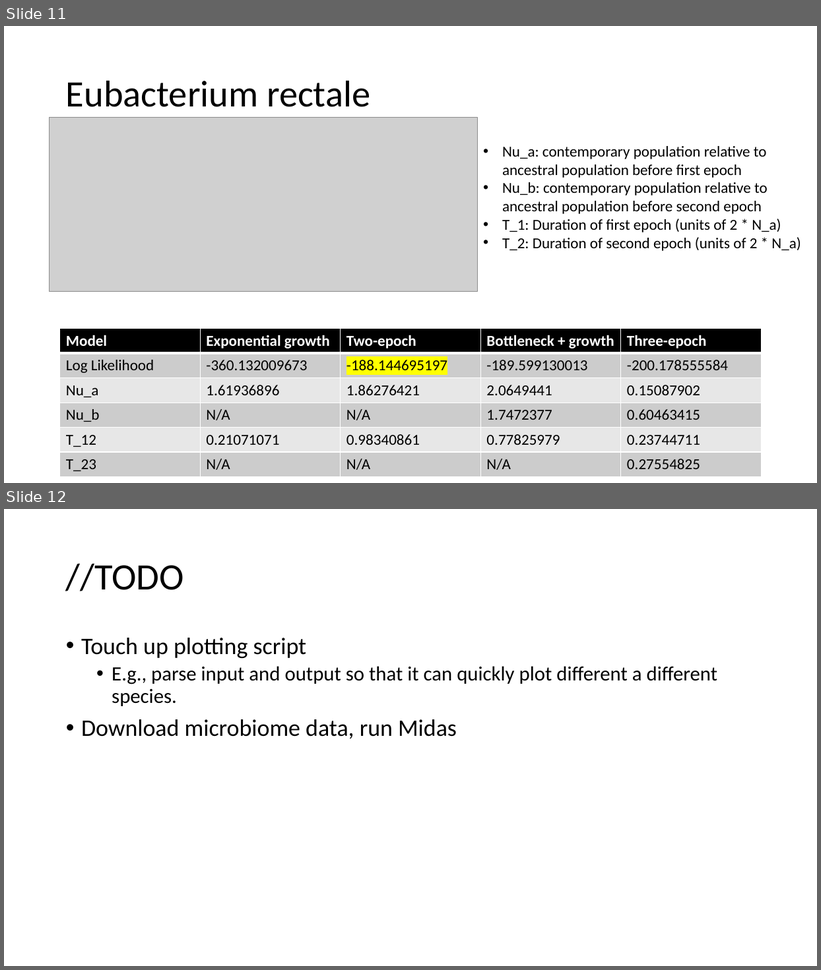
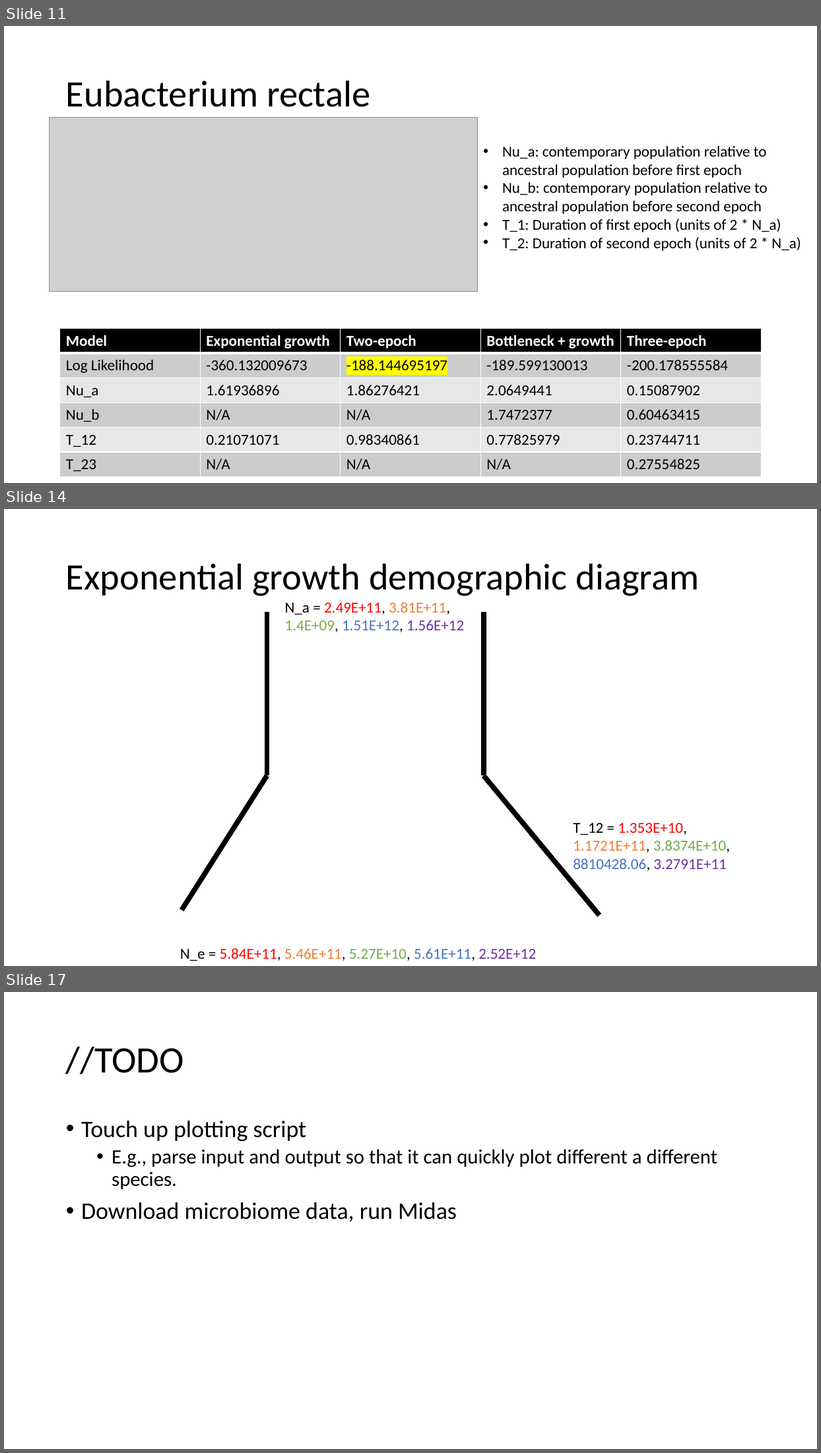
Before and after one commit to jon-mah/demo_for_ccgb, a slide deck: Summary/20210118_demo_for_ccgb_rotation_update.pptx. Shown one above the other, each under a label of ours: slides 11 and 12 before the commit, slides 11, 14 and 17 after it; the slides between them are not shown. The pictures are 821x970 and 821x1453 pixels, drawn with LibreOffice and Linux fonts; fonts in the diff are those of the drawing; grey boxes stand for pictures. Boxes give left, top, right and bottom in pixels: in the first picture for what was removed or moved away, otherwise in the second. Text is boxed around its words. In the diff, an @@ line names an element or a change of style, - is before the commit and + after.

```diff
--- a/Summary/20210118_demo_for_ccgb_rotation_update.pptx
+++ b/Summary/20210118_demo_for_ccgb_rotation_update.pptx
@@ slide 14 added at box(4, 509, 817, 966), background #FFFFFF @@
@@ title added at box(66, 563, 700, 596), 44 pt, text #000000 @@
+Exponential growth demographic diagram
@@ text added at box(285, 602, 464, 632), 18 pt, text #000000 @@
+N_a = 2.49E+11, 3.81E+11,
+1.4E+09, 1.51E+12, 1.56E+12
@@ line added from (267, 612) to (267, 776), #000000 6 pt @@
@@ line added from (484, 612) to (484, 776), #000000 6 pt @@
@@ line added from (267, 776) to (182, 910), #000000 6 pt @@
@@ line added from (484, 776) to (599, 916), #000000 6 pt @@
@@ text added at box(573, 823, 730, 871), 18 pt, text #ED7D31 @@
+T_12 = 1.353E+10,
+1.1721E+11, 3.8374E+10,
+8810428.06, 3.2791E+11
@@ text added at box(180, 949, 536, 961), 18 pt, text #000000 @@
+N_e = 5.84E+11, 5.46E+11, 5.27E+10, 5.61E+11, 2.52E+12
@@ what was slide 12 is now slide 17 @@
```
Also in this commit, not shown: 1 slide changed, 4 other slides added, 2 other files.
